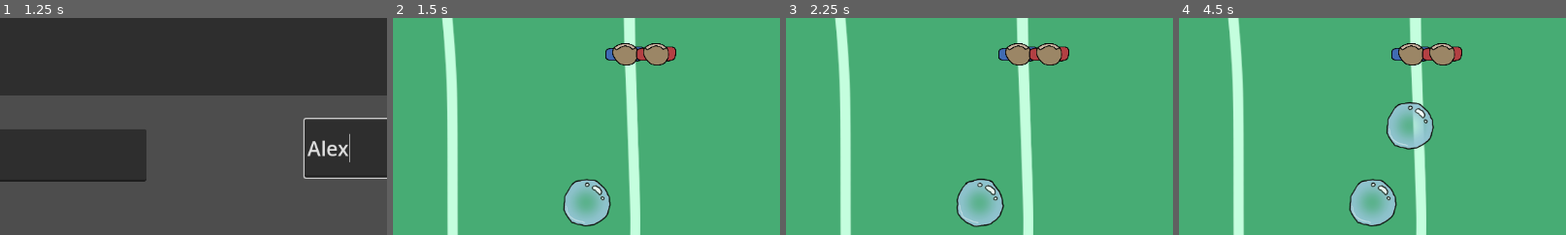
Above: before the commit, frames 1-4 (left to right).
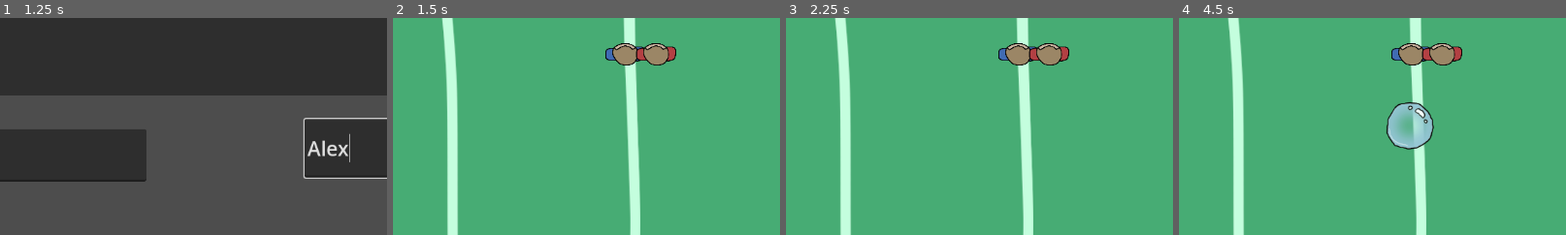
Above: after the commit, the same moments.

Repository: Calandir/ggj-2025
Game: Godot game, scene res://Scenes/menu.tscn
Same seed, same stepped clock (60 frames per second), same inputs: the game is played once before the commit and once after it.
Inputs (mouse positions are % of the whole screen's width and height, from its top left):
- Up to frame 1 (1.25 s): click (20, 73) at 0.52 s; type "Alex" at 0.6 s; click (80, 72) at 0.75 s; type "Alex" at 0.83 s
- Up to frame 2 (1.5 s): click "START" at 1.25 s
- Up to frame 3 (2.25 s): no input
- Up to frame 4 (4.5 s): no input
The pictures show only the part of the screen within x 20-70%, y 42-92%; the shares and areas given below are measured in that part.

Frame 1 is identical in both runs. In frame 2, 2.2% of the frame differs, in the area x 43-57%, y 74-96%; in frame 3, 2.2%, in the area x 44-57%, y 74-97%; in frame 4, 2.2%.

Commit message:
Split bubble spawner to separate scene

Diff:
--- /dev/null
+++ b/Scenes/bubble_spawner.tscn
@@ -0,0 +1,6 @@
+[gd_scene load_steps=2 format=3 uid="uid://dln1ff7lrfbgq"]
+
+[ext_resource type="Script" path="res://Scripts/debug_bubble_spawner.gd" id="1_f1pxg"]
+
+[node name="BubbleSpawner" type="Node2D"]
+script = ExtResource("1_f1pxg")
--- a/Scenes/example_scene.tscn
+++ b/Scenes/example_scene.tscn
@@ -1,10 +1,9 @@
-[gd_scene load_steps=12 format=3 uid="uid://bi38mugybmfl0"]
+[gd_scene load_steps=11 format=3 uid="uid://bi38mugybmfl0"]
 
-[ext_resource type="Script" path="res://Scripts/debug_bubble_spawner.gd" id="1_7vexg"]
-[ext_resource type="PackedScene" uid="uid://dthq8fdiqs16e" path="res://Scenes/Bubble.tscn" id="1_b6d3v"]
 [ext_resource type="Script" path="res://Scripts/example_scene.gd" id="1_poy5t"]
 [ext_resource type="PackedScene" uid="uid://bww2ytek0n024" path="res://Scenes/Fan.tscn" id="2_acuum"]
-[ext_resource type="PackedScene" path="res://Scenes/bgm.tscn" id="2_tjefg"]
+[ext_resource type="PackedScene" uid="uid://c5v01720aq21b" path="res://Scenes/bgm.tscn" id="2_tjefg"]
+[ext_resource type="PackedScene" uid="uid://dln1ff7lrfbgq" path="res://Scenes/bubble_spawner.tscn" id="3_1qkkd"]
 [ext_resource type="PackedScene" uid="uid://b2na6tf1un6wr" path="res://Scenes/Goal.tscn" id="3_m40s0"]
 [ext_resource type="Script" path="res://Scripts/label.gd" id="4_em4yn"]
 [ext_resource type="PackedScene" uid="uid://d2886r8qbijju" path="res://Scenes/player.tscn" id="4_t3qv7"]
@@ -20,8 +19,7 @@
 
 [node name="BGM" parent="." instance=ExtResource("2_tjefg")]
 
-[node name="Bubble0_RigidBody2D" parent="." instance=ExtResource("1_b6d3v")]
-position = Vector2(-93, 371)
+[node name="BubbleSpawner" parent="." instance=ExtResource("3_1qkkd")]
 
 [node name="Fan0_Area2D" parent="." instance=ExtResource("2_acuum")]
 position = Vector2(-880, 431)
@@ -69,9 +67,6 @@
 script = ExtResource("4_em4yn")
 playerIdentifier = 1
 metadata/_edit_use_anchors_ = true
-
-[node name="DebugBubbleSpawner" type="Node" parent="."]
-script = ExtResource("1_7vexg")
 
 [node name="Fan0_Area2D2" parent="." instance=ExtResource("2_acuum")]
 position = Vector2(832, 435)
